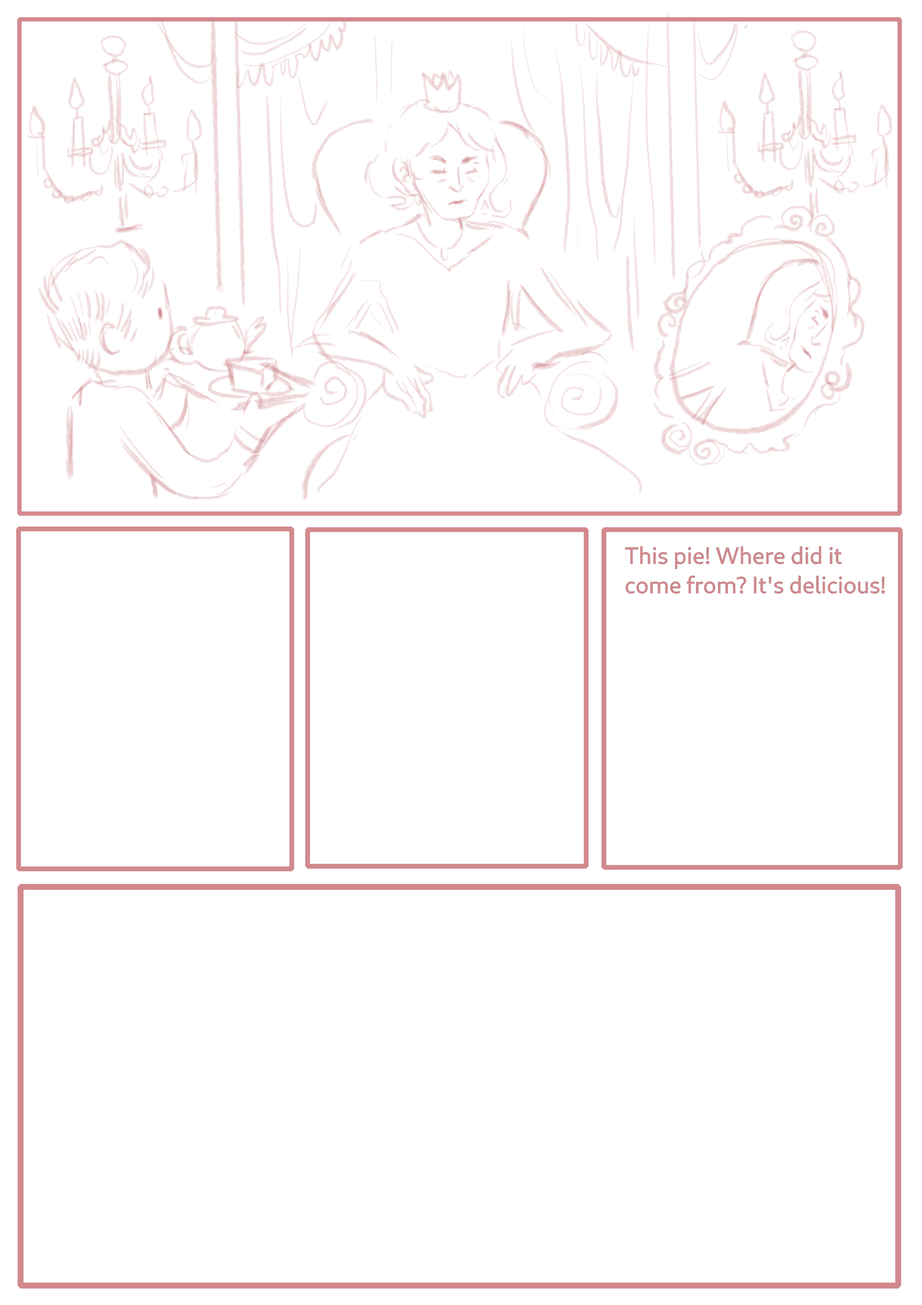
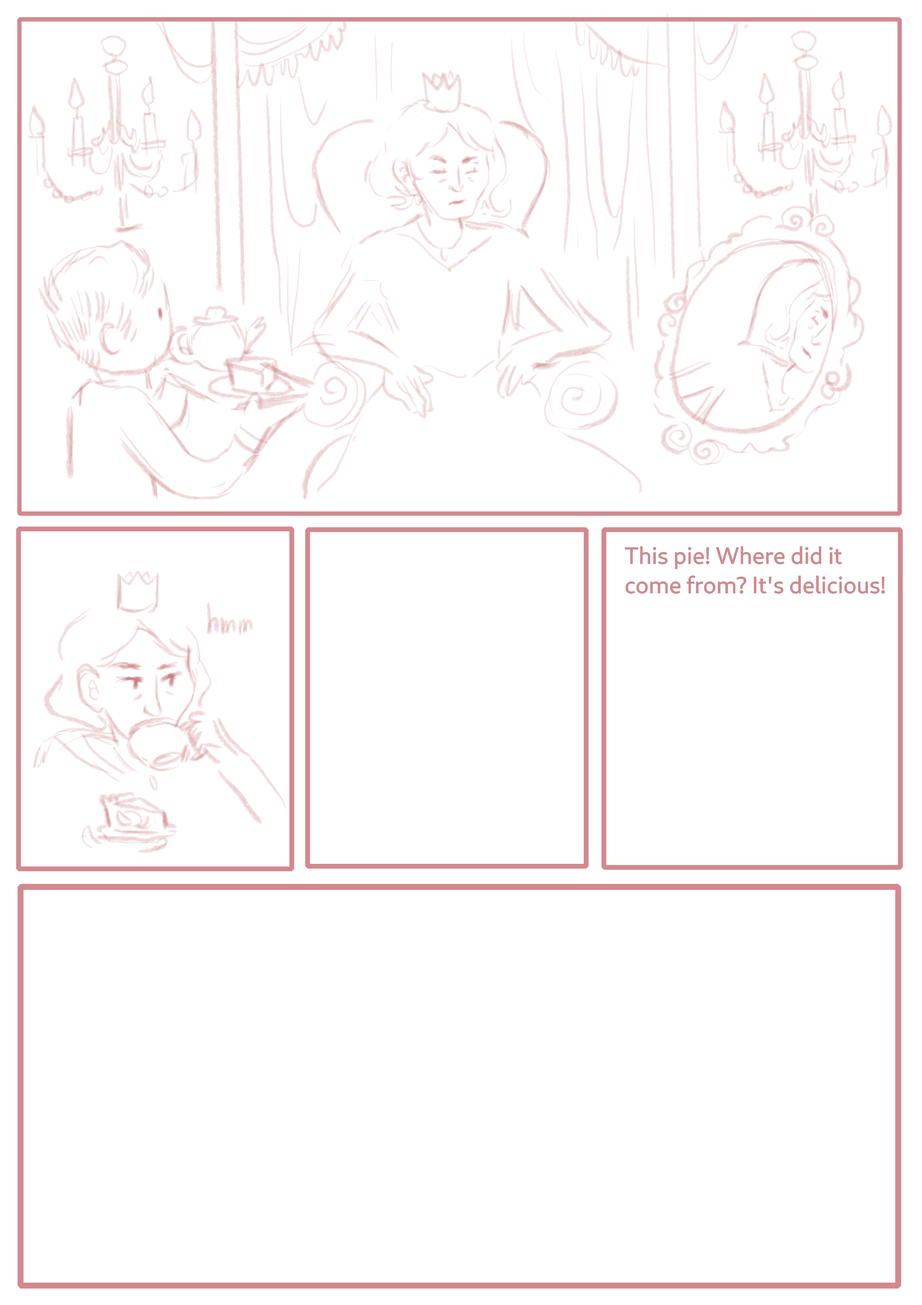
Comparing the layer stacks of the two 922px x 1305px images. Changes:
painted on "Layer 2" over (33, 570, 287, 854)
